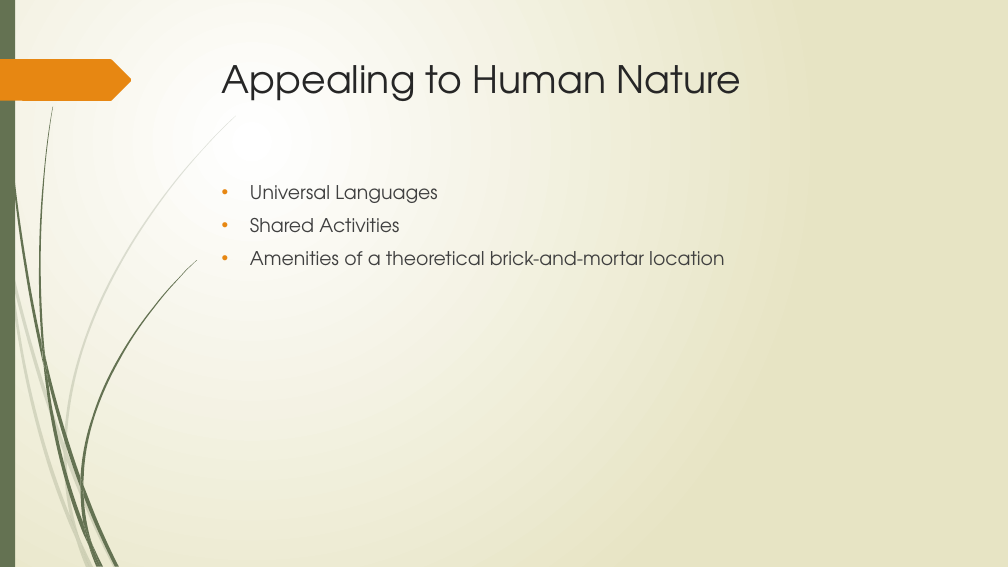
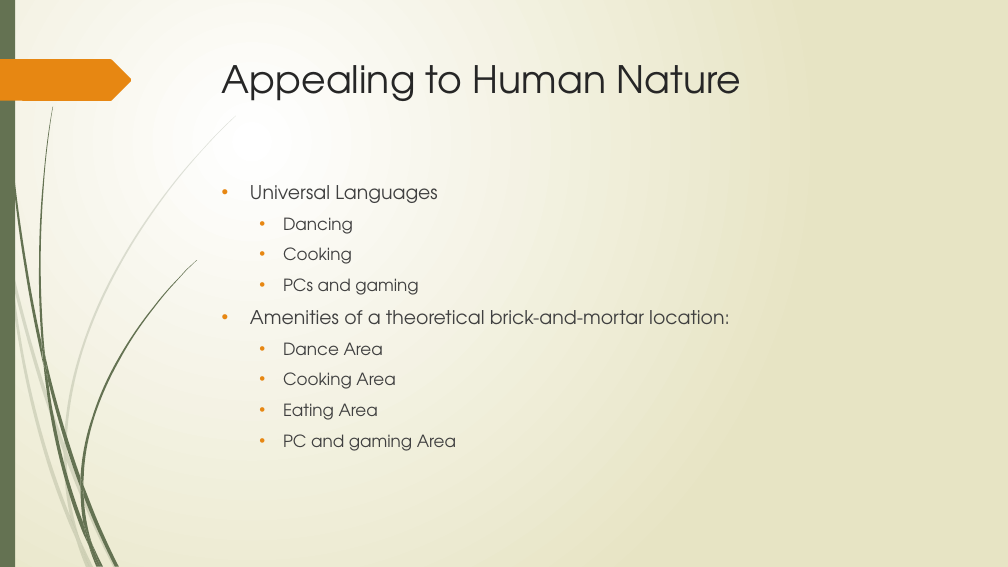
Before and after one commit to tieje/dogen, a slide deck: slide 10 of Presentation/SocialHub_FrancisT_06_23_2020.pptx (slide 8 before the commit). Drawn at 1008x567 pixels with LibreOffice and Linux fonts; fonts in the diff are those of the drawing. Boxes give left, top, right and bottom in pixels: in the first picture for what was removed or moved away, otherwise in the second. Text is boxed around its words. In the diff, an @@ line names an element or a change of style, - is before the commit and + after.

```diff
--- a/Presentation/SocialHub_FrancisT_06_23_2020.pptx
+++ b/Presentation/SocialHub_FrancisT_06_23_2020.pptx
@@ text at (250, 217, 730, 451): text changed; size 18 to 16 pt @@
-• Shared Activities
-• Amenities of a theoretical brick-and-mortar location
+  • Dancing
+  • Cooking
+  • PCs and gaming
+• Amenities of a theoretical brick-and-mortar location:
+  • Dance Area
+  • Cooking Area
+  • Eating Area
+  • PC and gaming Area
```
Also in this commit, not shown: 13 other slides changed, 4 slides added, 2 slides removed, 5 other files.
